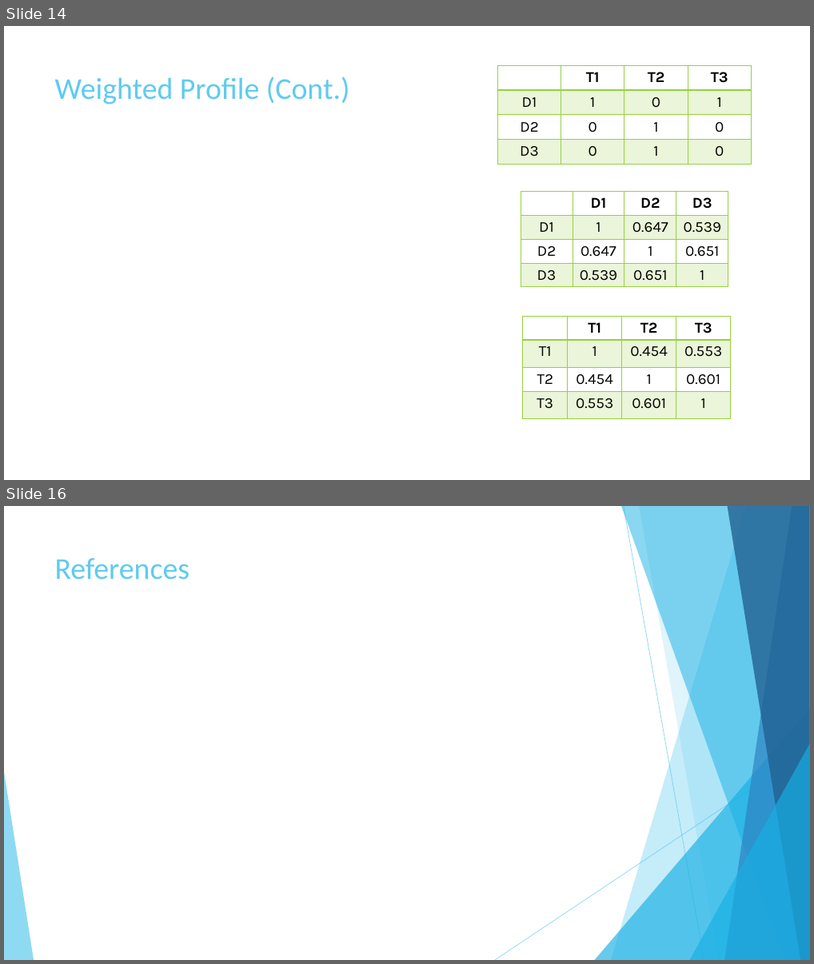
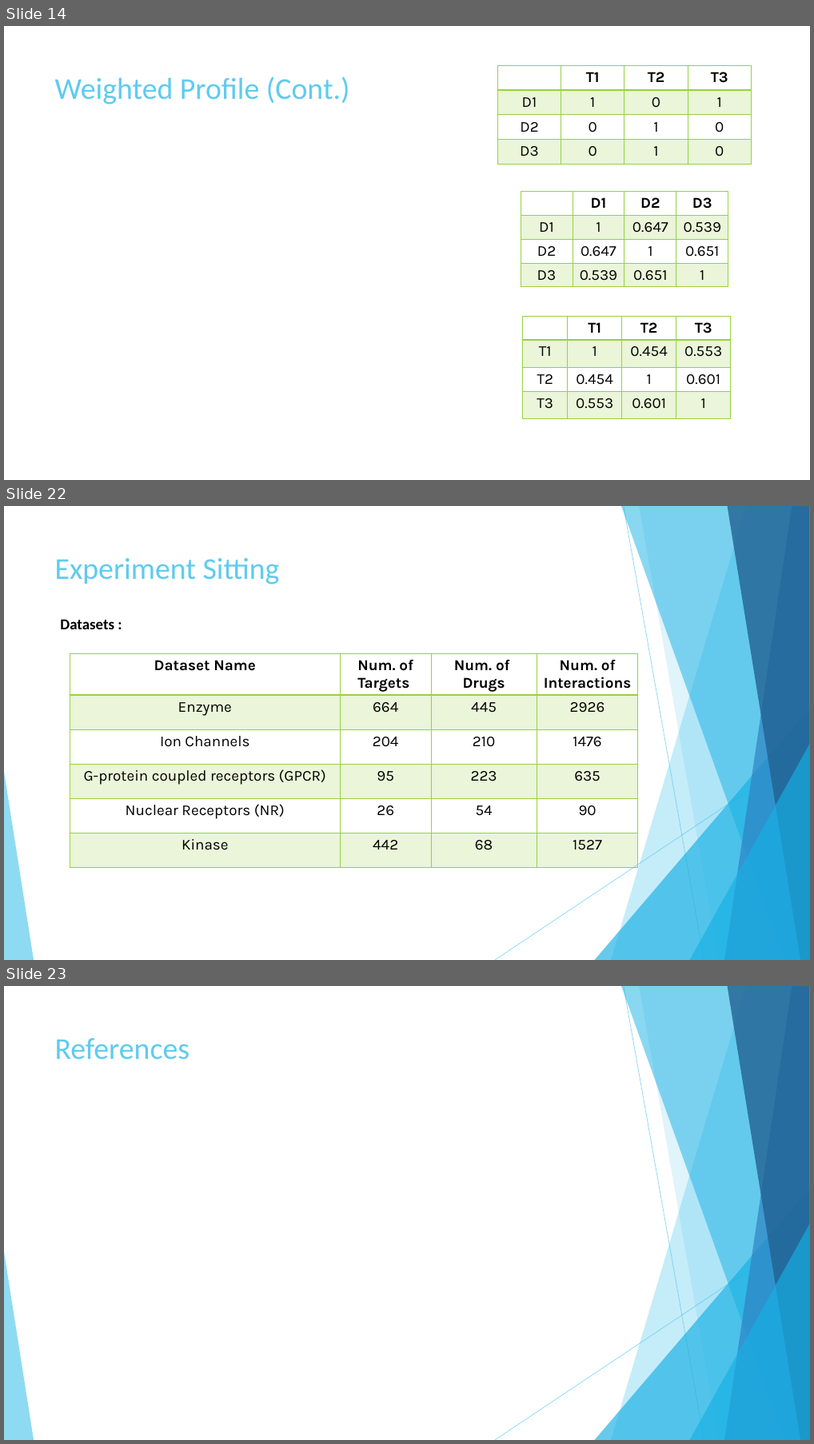
Before and after one commit to AbdullahAlZoabi/Drug-Target-Interaction-Prediction, a slide deck: Drug-Target Interaction Prediction.pptx. Shown one above the other, each under a label of ours: slides 14 and 16 before the commit, slides 14, 22 and 23 after it; the slides between them are not shown. The pictures are 814x964 and 814x1444 pixels, drawn with LibreOffice and Linux fonts; fonts in the diff are those of the drawing; grey boxes stand for pictures. Boxes give left, top, right and bottom in pixels: in the first picture for what was removed or moved away, otherwise in the second. Text is boxed around its words. In the diff, an @@ line names an element or a change of style, - is before the commit and + after.

Commit message:
Update slides

```diff
--- a/Drug-Target Interaction Prediction.pptx
+++ b/Drug-Target Interaction Prediction.pptx
@@ slide 22 added at <box>4,506,810,960</box>, background #FFFFFF; not listed: 10 template elements that a slide beside it also shows @@
@@ title added at <box>55,558,280,584</box>, 36 pt, text #5FCBEF @@
+Experiment Sitting
@@ text added at <box>60,619,114,629</box>, 18 pt, text #000000, bold @@
+Datasets :
@@ table added at <box>70,654,638,868</box>, 6 rows, 4 columns @@
+Dataset Name | Num. of Targets | Num. of Drugs | Num. of Interactions
+Enzyme | 664 | 445 | 2926
+Ion Channels | 204 | 210 | 1476
+G-protein coupled receptors (GPCR) | 95 | 223 | 635
+Nuclear Receptors (NR) | 26 | 54 | 90
+Kinase | 442 | 68 | 1527
@@ what was slide 16 is now slide 23 @@
```
Also in this commit, not shown: 1 slide changed, 6 other slides added.
